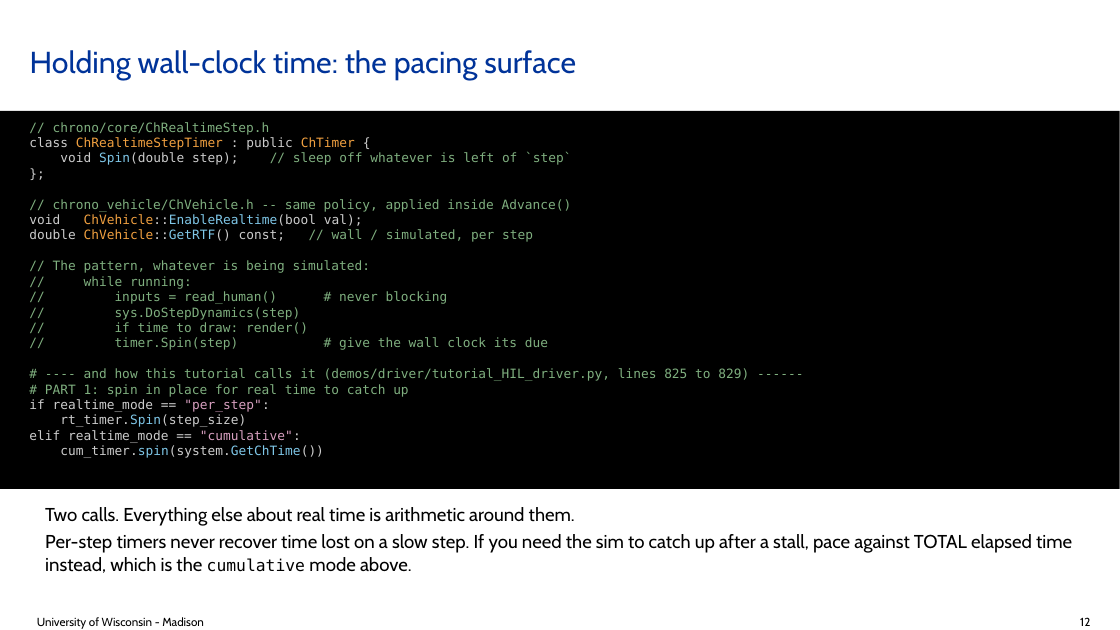
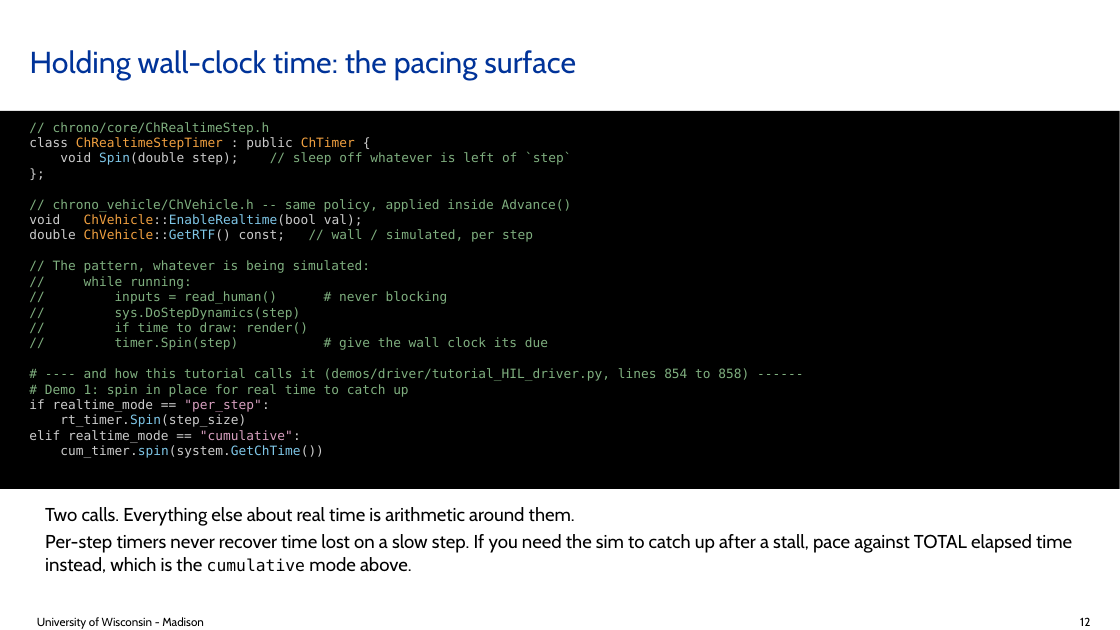
Before and after one commit to ksha23/chrono-hil-tutorial, a slide deck: slide 12 of tutorial_HIL_driver.pptx. Drawn at 1120x630 pixels with LibreOffice and Linux fonts; fonts in the diff are those of the drawing; background and template pictures are left out. Boxes give left, top, right and bottom in pixels: in the first picture for what was removed or moved away, otherwise in the second. Text is boxed around its words. In the diff, an @@ line names an element or a change of style, - is before the commit and + after.

```diff
--- a/tutorial_HIL_driver.pptx
+++ b/tutorial_HIL_driver.pptx
@@ text in rectangle at (45, 368, 749, 397): text changed @@
-# ---- and how this tutorial calls it (demos/driver/tutorial_HIL_driver.py, lines 825 to 829) ------
-# PART 1: spin in place for real time to catch up
+# ---- and how this tutorial calls it (demos/driver/tutorial_HIL_driver.py, lines 854 to 858) ------
+# Demo 1: spin in place for real time to catch up
```
Also in this commit, not shown: 6 other slides changed, 5 other files.
